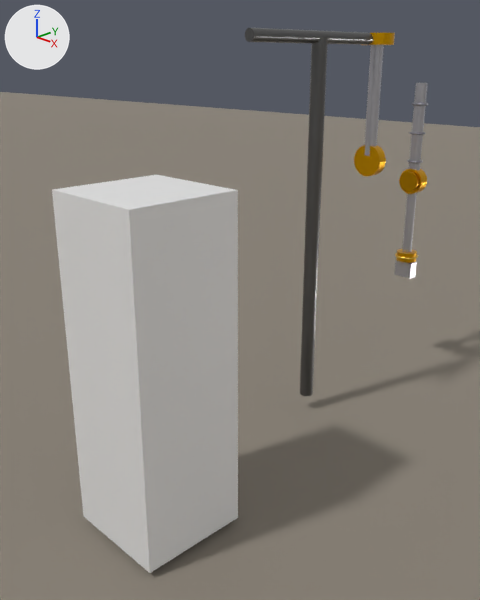
Renders of the Blender file projects/3d/blender/arm-2.blend from each side of a commit.
The view is the same before and after, from a 50 mm camera at (4.58, -5.59, 3.8) aimed at (0.06, -1.18, 1.51). The axes (+X, +Y, +Z) are drawn at upper left. The lights are the same throughout. The picture after the commit comes second.

Objects in the first picture: 'Ground', 'Joint_Base_Motor1_Yaw', 'Joint_Base_Motor2_Pitch', 'Link_UpperArm', 'Link_UpperArm.001', 'Pole_Crossbar', 'Pole_Mast', 'TestCube' and 8 more.
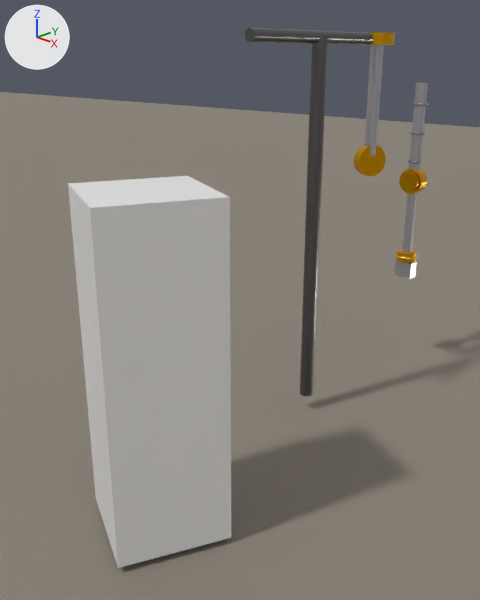
What differs and where, as boxes (x1, y1, x2, y2) in the pictures (480 x 600 px):
'TestCube', turned
    before: (52, 175, 238, 573)
    after: (68, 176, 231, 568)
'Link_UpperArm.001', turned
    both: (365, 45, 384, 156)
'Joint_Base_Motor2_Pitch', turned
    both: (354, 145, 386, 176)
'Joint_Base_Motor1_Yaw', turned
    both: (361, 33, 395, 45)

The change, as a list of edits to the scene's bpy script:
```text
Change ob_joint_base_motor1_yaw:
    ob_joint_base_motor1_yaw.rotation_euler: (0.0, 0.0, 6.283) -> (0.0, 0.0, 4.321)  # degrees (0, 0, 360) -> degrees (0, 0, 248)
Change ob_testcube:
    ob_testcube.rotation_euler: (0.0, 0.0, 6.283) -> (0.0, 0.0, 4.321)  # degrees (0, 0, 360) -> degrees (0, 0, 248)
```
